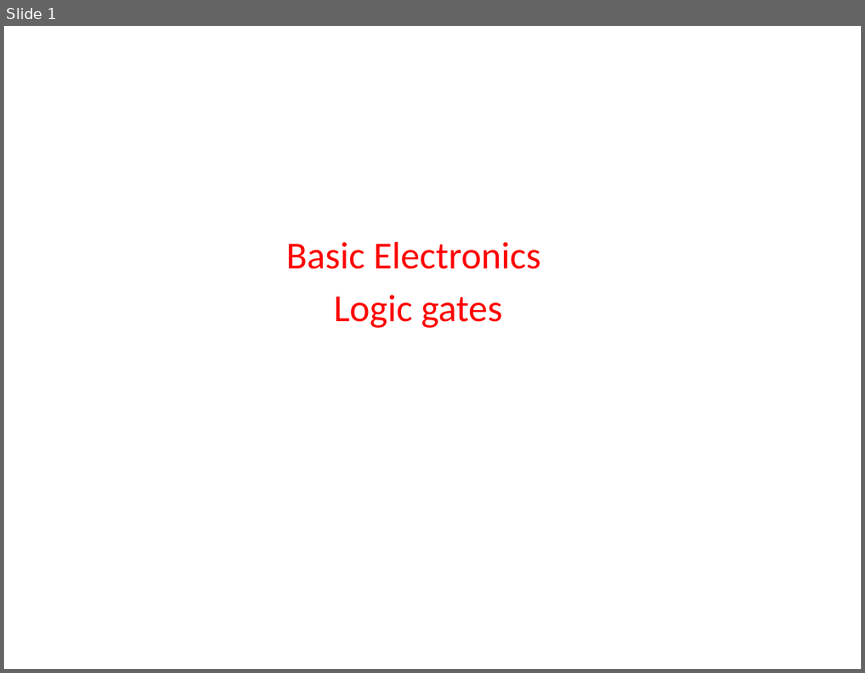
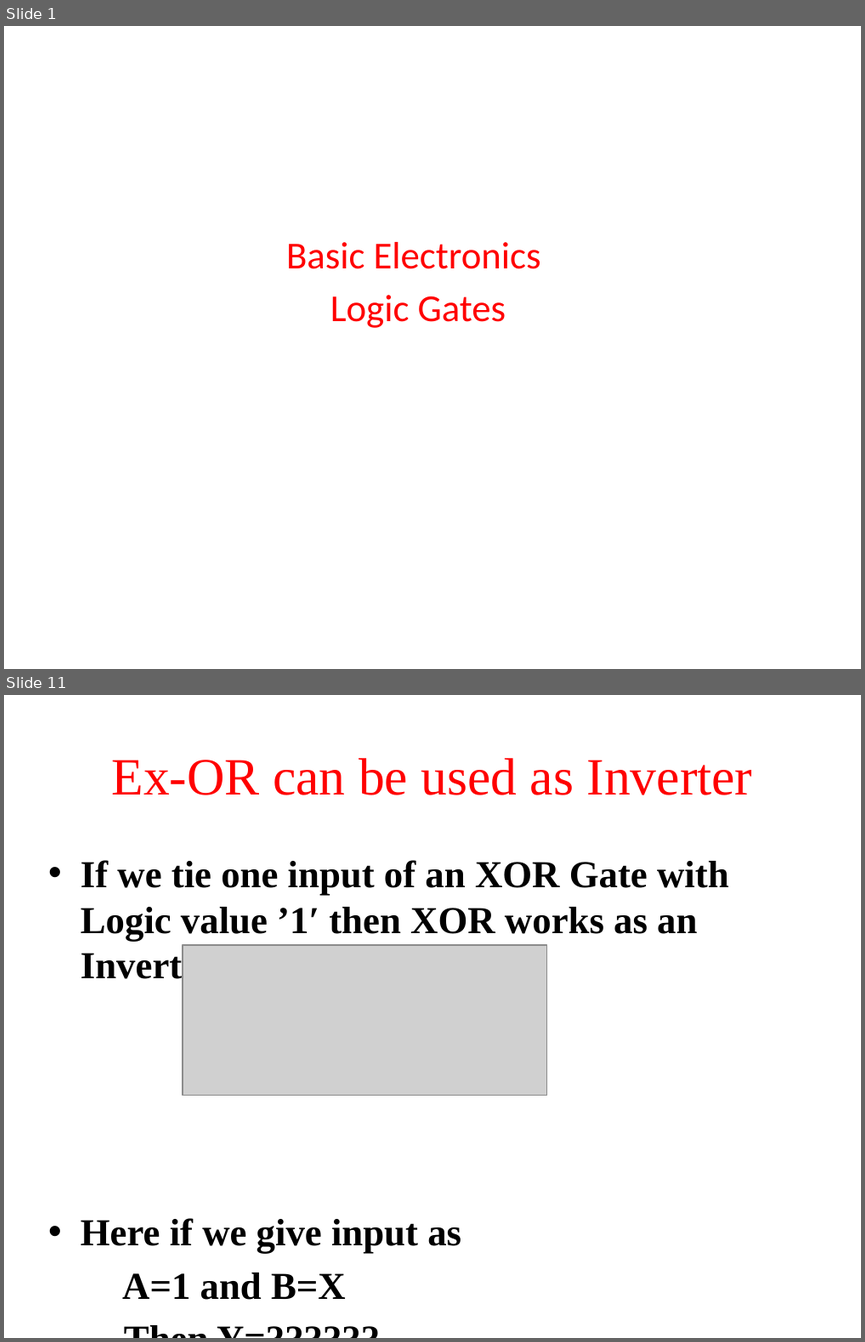
Before and after one commit to madhavirepe/Logic-Design, a slide deck: Logic gates.pptx. Shown one above the other, each under a label of ours: slide 1 before the commit, slides 1 and 11 after it; the slides between them are not shown. The pictures are 865x673 and 865x1342 pixels, drawn with LibreOffice and Linux fonts; fonts in the diff are those of the drawing; grey boxes stand for pictures. Boxes give left, top, right and bottom in pixels: in the first picture for what was removed or moved away, otherwise in the second. Text is boxed around its words. In the diff, an @@ line names an element or a change of style, - is before the commit and + after.

```diff
--- a/Logic gates.pptx
+++ b/Logic gates.pptx
@@ slide 11 added at [4, 695, 861, 1338], background #FFFFFF @@
@@ title added at [112, 758, 753, 795], 44 pt, text #FF0000 @@
+Ex-OR can be used as Inverter
@@ text added at [80, 860, 729, 1299], 32 pt, text #000000, bold @@
+• If we tie one input of an XOR Gate with Logic value ’1′ then XOR works as an Inverter
+• Here if we give input as
+A=1 and B=X
+Then Y=??????
@@ picture added at [182, 945, 546, 1095] @@
@@ slide 1 changed as well @@
@@ subtitle at [330, 295, 506, 328]: text changed @@
-Logic gates
+Logic Gates
```
Also in this commit, not shown: 23 other slides added.
